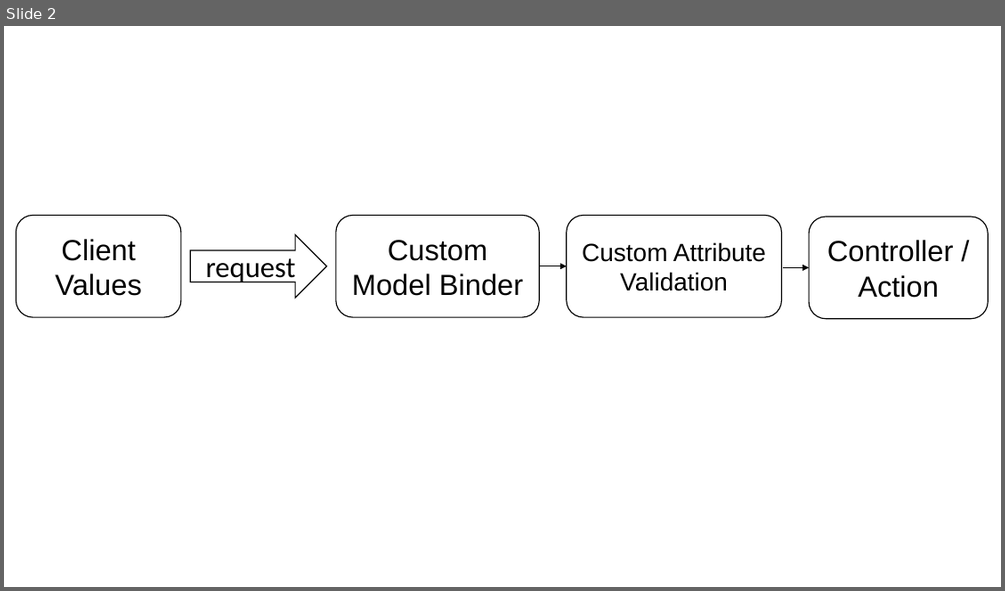
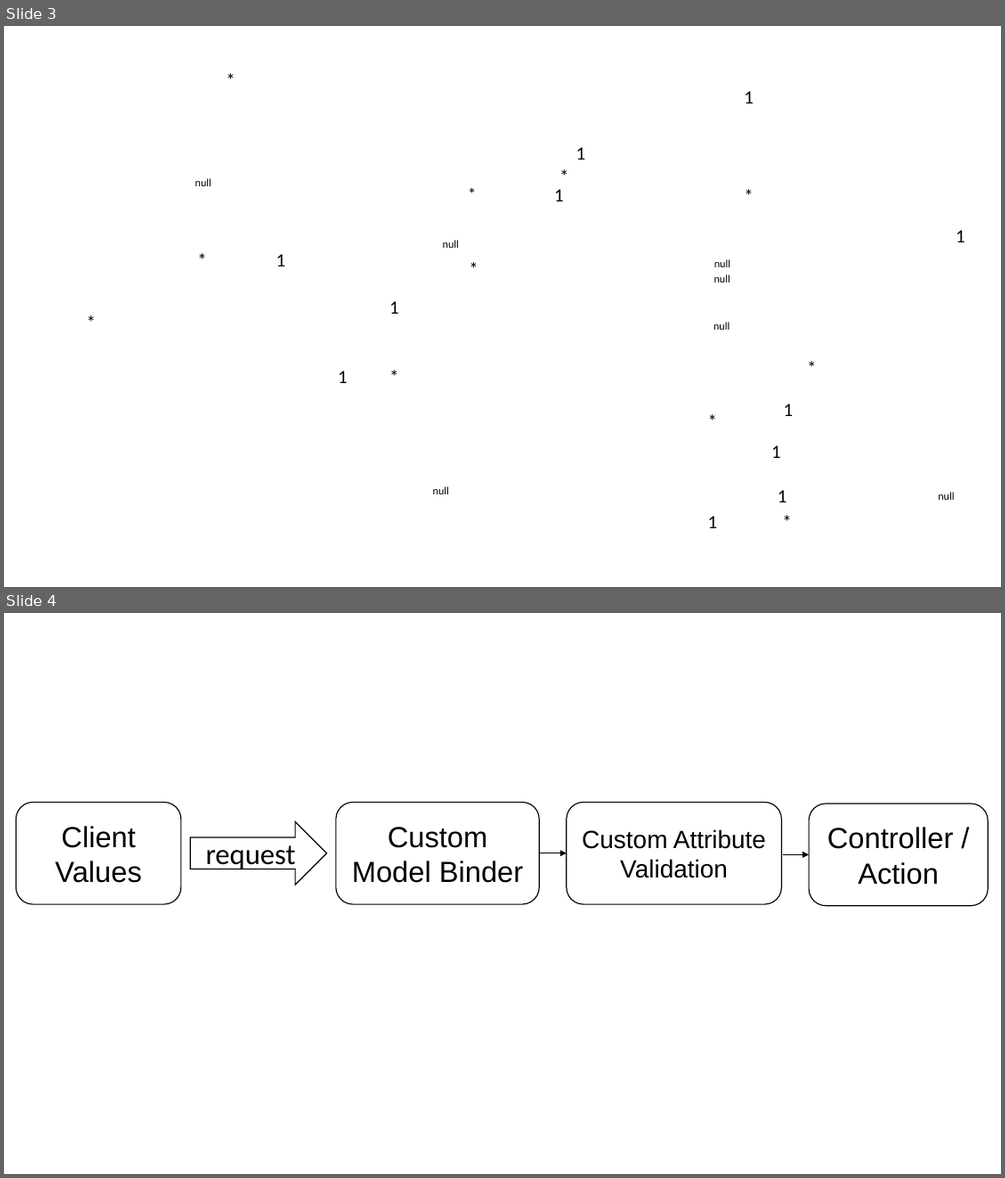
Before and after one commit to sinaebrahimi/Appointer, a slide deck: Diagrams.pptx. Shown one above the other, each under a label of ours: slide 2 before the commit, slides 3 and 4 after it. The pictures are 1005x591 and 1005x1178 pixels, drawn with LibreOffice and Linux fonts; fonts in the diff are those of the drawing; background and template pictures are left out. Boxes give left, top, right and bottom in pixels: in the first picture for what was removed or moved away, otherwise in the second. Text is boxed around its words. In the diff, an @@ line names an element or a change of style, - is before the commit and + after.

```diff
--- a/Diagrams.pptx
+++ b/Diagrams.pptx
@@ slide 3 added at bbox=[4, 26, 1001, 587], background picture (left out) @@
@@ text added at bbox=[218, 65, 243, 95], 18 pt, text #000000 @@
+*
@@ text added at bbox=[744, 91, 753, 103], 18 pt, text #000000 @@
+1
@@ text added at bbox=[576, 147, 586, 160], 18 pt, text #000000 @@
+1
@@ text added at bbox=[195, 178, 211, 186], 10.5 pt, text #000000 @@
+null
@@ text added at bbox=[461, 179, 506, 207], 16 pt, text #000000 @@
+*
@@ text added at bbox=[552, 161, 568, 192], 18 pt, text #000000 @@
+*
@@ text added at bbox=[736, 181, 760, 211], 18 pt, text #000000 @@
+*
@@ text added at bbox=[554, 189, 564, 201], 18 pt, text #000000 @@
+1
@@ text added at bbox=[955, 230, 965, 242], 18 pt, text #000000 @@
+1
@@ text added at bbox=[190, 244, 214, 274], 18 pt, text #000000 @@
+*
@@ text added at bbox=[276, 254, 286, 266], 18 pt, text #000000 @@
+1
@@ text added at bbox=[443, 240, 459, 248], 10.5 pt, text #000000 @@
+null
@@ text added at bbox=[461, 253, 485, 283], 18 pt, text #000000 @@
+*
@@ text added at bbox=[714, 259, 730, 267], 10.5 pt, text #000000 @@
+null
@@ text added at bbox=[714, 274, 730, 282], 10.5 pt, text #000000 @@
+null
@@ text added at bbox=[79, 306, 103, 337], 18 pt, text #000000 @@
+*
@@ text added at bbox=[389, 301, 399, 313], 18 pt, text #000000 @@
+1
@@ text added at bbox=[713, 321, 729, 329], 10.5 pt, text #000000 @@
+null
@@ text added at bbox=[338, 370, 348, 383], 18 pt, text #000000 @@
+1
@@ text added at bbox=[382, 361, 406, 391], 18 pt, text #000000 @@
+*
@@ text added at bbox=[800, 353, 824, 383], 18 pt, text #000000 @@
+*
@@ text added at bbox=[700, 405, 724, 435], 18 pt, text #000000 @@
+*
@@ text added at bbox=[784, 403, 793, 416], 18 pt, text #000000 @@
+1
@@ text added at bbox=[771, 445, 781, 458], 18 pt, text #000000 @@
+1
@@ text added at bbox=[433, 486, 449, 494], 10.5 pt, text #000000 @@
+null
@@ text added at bbox=[775, 506, 799, 536], 18 pt, text #000000 @@
+*
@@ text added at bbox=[777, 490, 787, 502], 18 pt, text #000000 @@
+1
@@ text added at bbox=[938, 491, 954, 499], 10.5 pt, text #000000 @@
+null
@@ text added at bbox=[708, 516, 718, 528], 18 pt, text #000000 @@
+1
@@ what was slide 2 is now slide 4 @@
```
Also in this commit, not shown: 1 other slide added, 12 other files.
